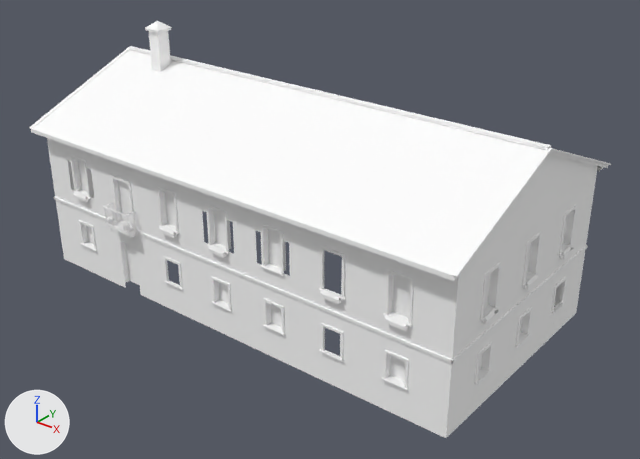
The glTF model games/yorimichi/assets/belmonte/meshes/SM_BM_BE_1_Villa.glb, before and after one commit.
Before and after are seen from a 50 mm lens placed at (25.4, -10.6, 22.1), pointed at (1.3, 19.5, 3.4). The lights are fixed; the arrows at lower left show +X, +Y and +Z. The older version comes first. Vertices at exactly the same position are counted once.

Script lines for the objects in view, before the commit:
```python
me_sm_be_1_villa = bpy.data.meshes.new('SM_BE_1_Villa')
me_sm_be_1_villa.from_pydata(...)  # 3990 vertices, 6193 faces; spans x -12.3..12.3, y 13.3..26.7, z -0.3..12.0
# faces by material slot: [2714, 2454, 248, 42, 210, 479, 46]
me_sm_be_1_villa.materials.append(mat_bm_000_m_stone_072)
me_sm_be_1_villa.materials.append(mat_bm_001_m_ashlar_064)
me_sm_be_1_villa.materials.append(mat_bm_002_m_roof_029)
me_sm_be_1_villa.materials.append(mat_bm_003_m_wood_021)
me_sm_be_1_villa.materials.append(mat_bm_004_m_iron_010)
me_sm_be_1_villa.materials.append(mat_bm_005_m_vcol_009)
me_sm_be_1_villa.materials.append(mat_bm_006_m_glass_dark_008)
ob_sm_bm_be_1_villa = bpy.data.objects.new('SM_BM_BE_1_Villa', me_sm_be_1_villa)
ob_sm_bm_be_1_villa.location = (0.0, 0.0, 0.0)
```
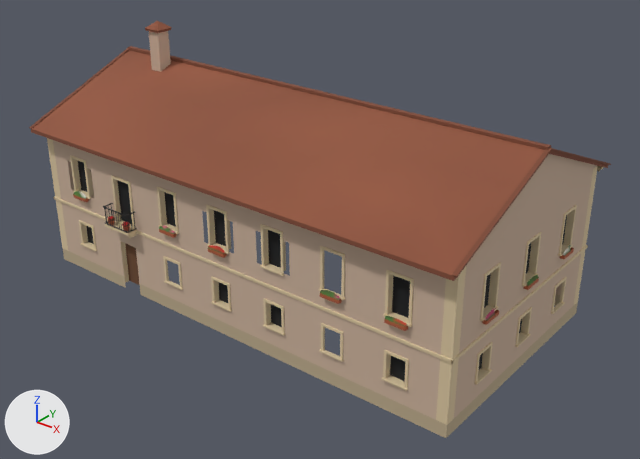
The change in detail:
me_sm_be_1_villa has 3990 vertices, 6193 faces and spans x -12.3..12.3, y 13.3..26.7, z -0.3..12.0.
me_sm_be_1_villa is used by ob_sm_bm_be_1_villa; location (0.0, 0.0, 0.0).
me_sm_be_1_villa part 1: 6193 faces centred in x -12.3..12.3, y 13.3..26.7, z -0.2..11.8 are repainted in the vertex colours; the middle colour goes from white #ffffff to beige #cdb39d.

Boxes (x1, y1, x2, y2) around the edits, measured in the pictures (640 x 459 px):
part 1 of me_sm_be_1_villa, recoloured (white to beige): (29, 21, 611, 438) in both
